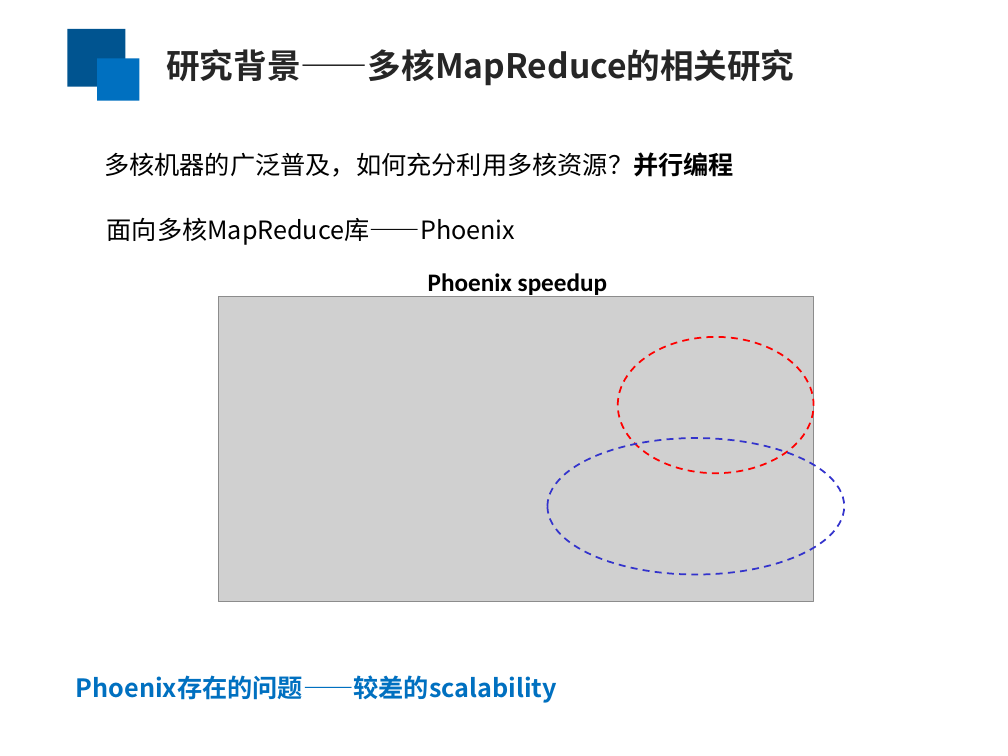
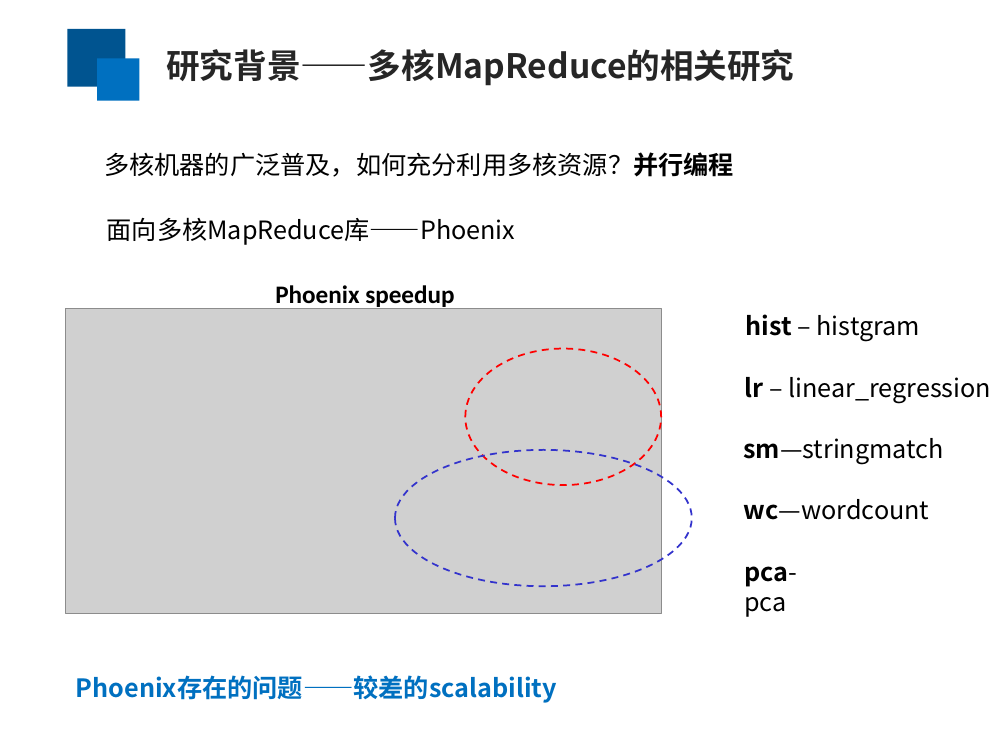
Before and after one commit to yufenyu/work, a slide deck: slide 3 of dmr_paper/paper/chinaSys-2016.ppt. Drawn at 1008x756 pixels with LibreOffice and Linux fonts; fonts in the diff are those of the drawing; grey boxes stand for pictures. Boxes give left, top, right and bottom in pixels: in the first picture for what was removed or moved away, otherwise in the second. Text is boxed around its words. In the diff, an @@ line names an element or a change of style, - is before the commit and + after.

```diff
--- a/dmr_paper/paper/chinaSys-2016.ppt
+++ b/dmr_paper/paper/chinaSys-2016.ppt
@@ picture: place and size @@
-picture at [219,296,813,602]
+picture at [66,308,660,614]
@@ 2 ellipses, 1 text: place and size @@
-2 ellipses, 1 text at [428,273,844,575]
+2 ellipses, 1 text at [275,285,691,586]
@@ group added at [743,314,991,617]: 5 texts @@
+pca-pca
+hist – histgram
+lr – linear_regression
+sm—stringmatch
+wc—wordcount
```
Also in this commit, not shown: 7 other slides changed, 11 slides added.
